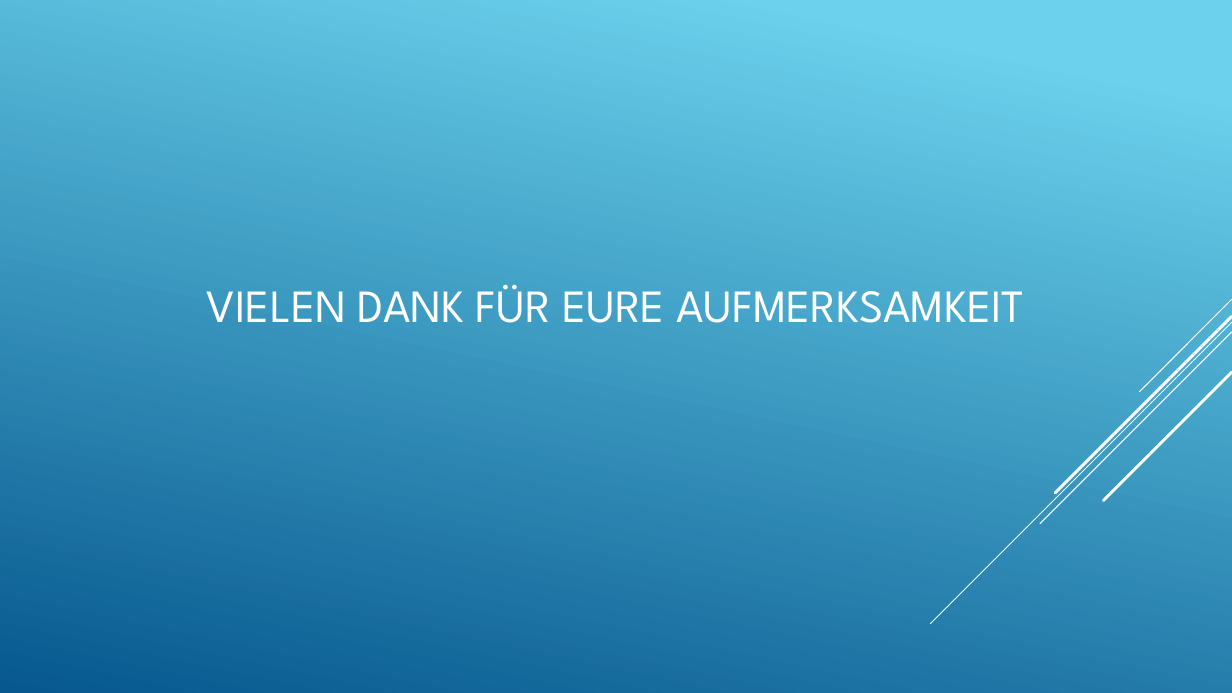
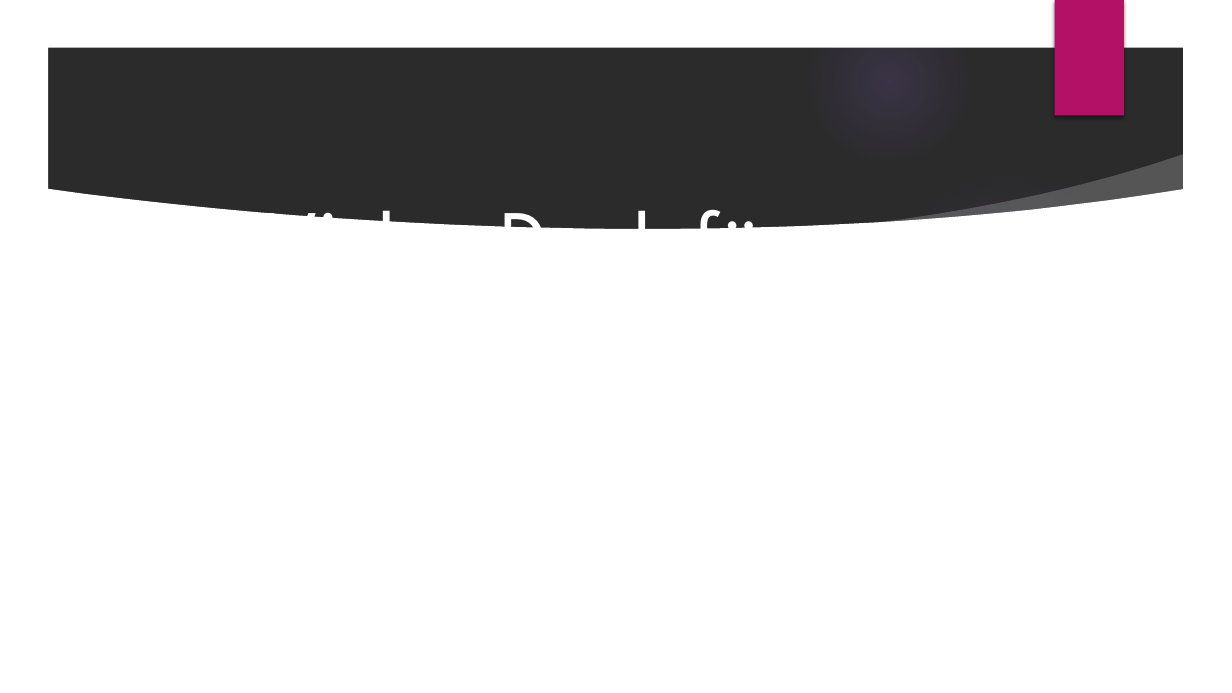
Before and after one commit to khanhhuy288/dwh-a1, a slide deck: slide 5 of A5/DWH.pptx. Drawn at 1232x693 pixels with LibreOffice and Linux fonts; fonts in the diff are those of the drawing; background and template pictures are left out; a plain dark background stands for a picture behind light text. Boxes give left, top, right and bottom in pixels: in the first picture for what was removed or moved away, otherwise in the second. Text is boxed around its words. In the diff, an @@ line names an element or a change of style, - is before the commit and + after.

```diff
--- a/A5/DWH.pptx
+++ b/A5/DWH.pptx
@@ background gradient #6ED2EB to #06588E to picture (left out) @@
@@ freeform shape added at (x1=0, y1=0, x2=1232, y2=693), fill #FFFFFF @@
@@ rectangle added at (x1=1055, y1=0, x2=1124, y2=116), fill #B31166 @@
@@ group added at (x1=0, y1=1, x2=1194, y2=693): 5 ellipses, 2 freeform shapes @@
@@ title at (x1=267, y1=184, x2=965, y2=229): text changed; size 36 to 66 pt @@
-VIELEN DANK FÜR EURE AUFMERKSAMKEIT
+Vielen Dank für eure Aufmerksamkeit
@@ group removed at (x1=931, y1=299, x2=1232, y2=624): 5 lines @@
@@ freeform shape added at (x1=857, y1=395, x2=1194, y2=496), fill #FFFFFF at 20% opacity @@
@@ freeform shape added at (x1=46, y1=429, x2=1186, y2=665), fill #FFFFFF @@
```
Also in this commit, not shown: 4 other slides changed, 1 other file.
